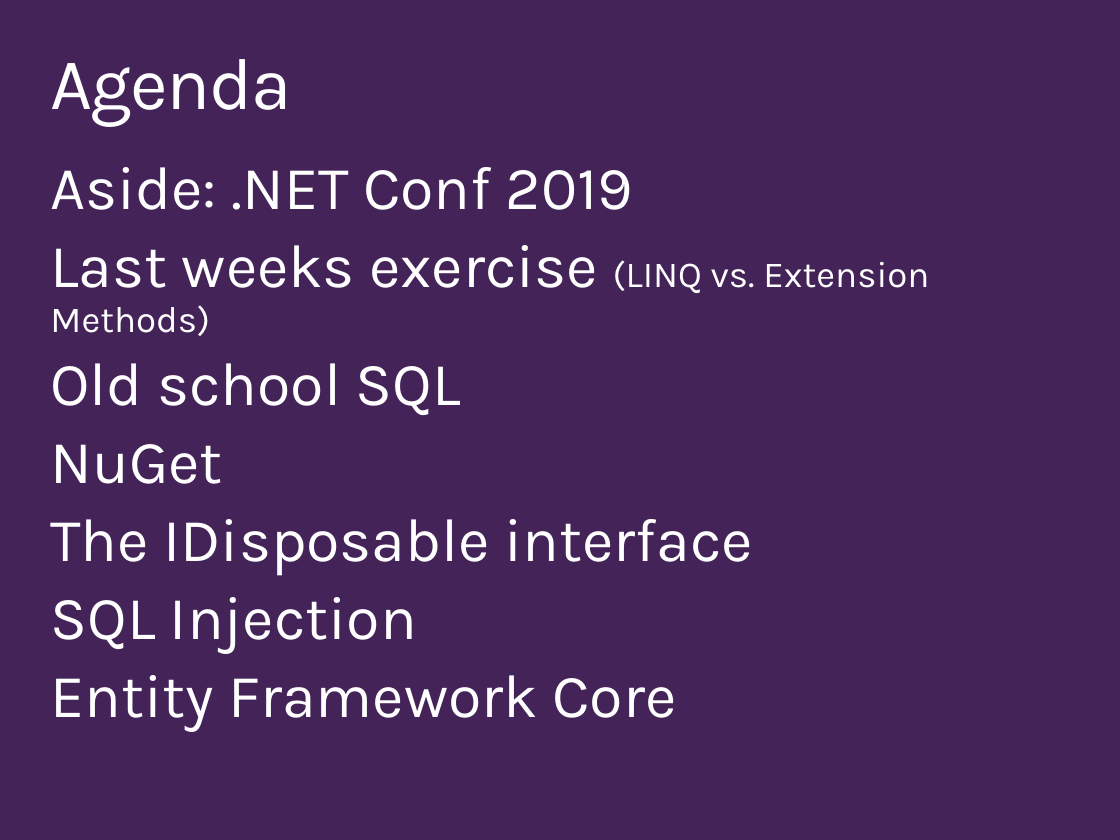
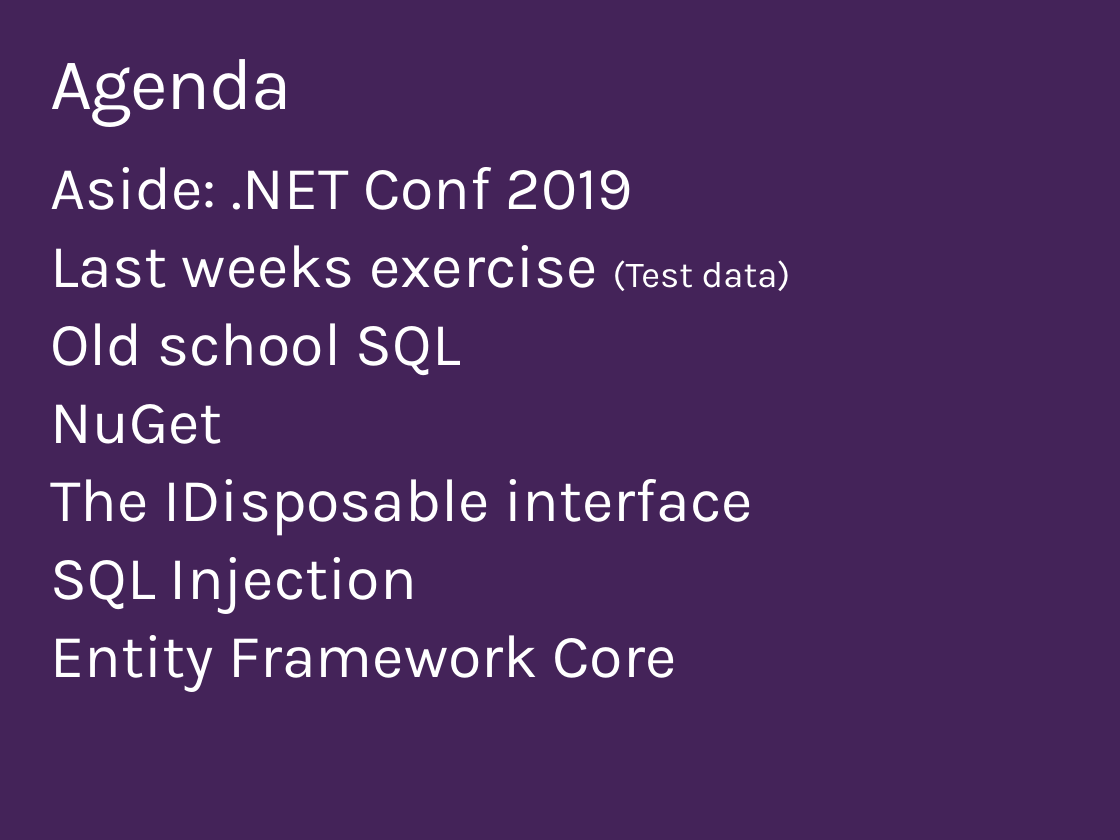
Before and after one commit to ondfisk/BDSA2019, a slide deck: slide 2 of Slides/Lecture04 - Data Access and Entity Framework Core.pptx. Drawn at 1120x840 pixels with LibreOffice and Linux fonts; fonts in the diff are those of the drawing. Boxes give left, top, right and bottom in pixels: in the first picture for what was removed or moved away, otherwise in the second. Text is boxed around its words. In the diff, an @@ line names an element or a change of style, - is before the commit and + after.

Commit message:
Lecture 04 done

```diff
--- a/Slides/Lecture04 - Data Access and Entity Framework Core.pptx
+++ b/Slides/Lecture04 - Data Access and Entity Framework Core.pptx
@@ text at bbox=[50, 245, 791, 291]: text changed; size 24 to 40 pt @@
-Last weeks exercise (LINQ vs. Extension Methods)
+Last weeks exercise (Test data)
```
Also in this commit, not shown: 30 other files.
